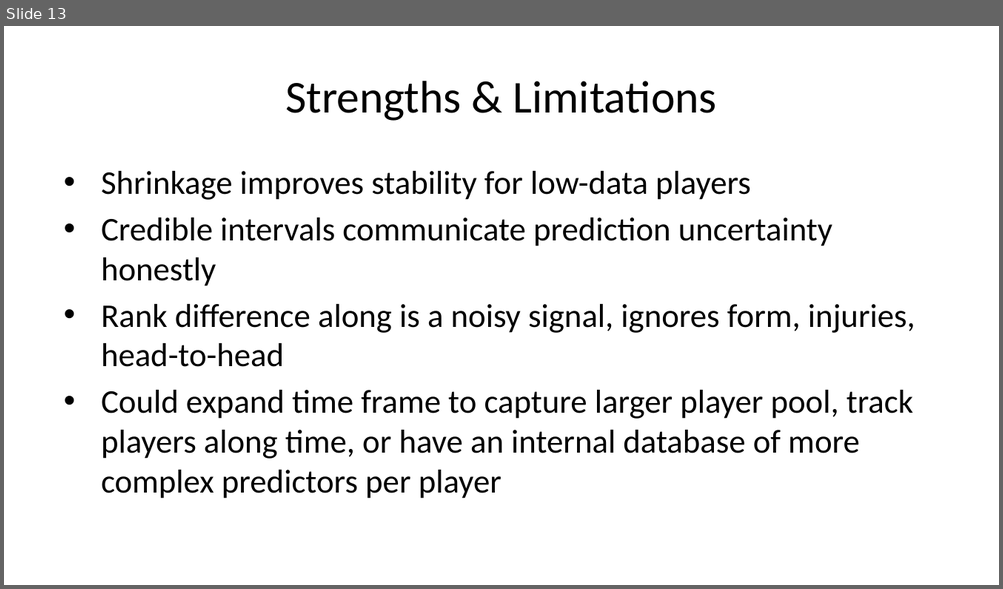
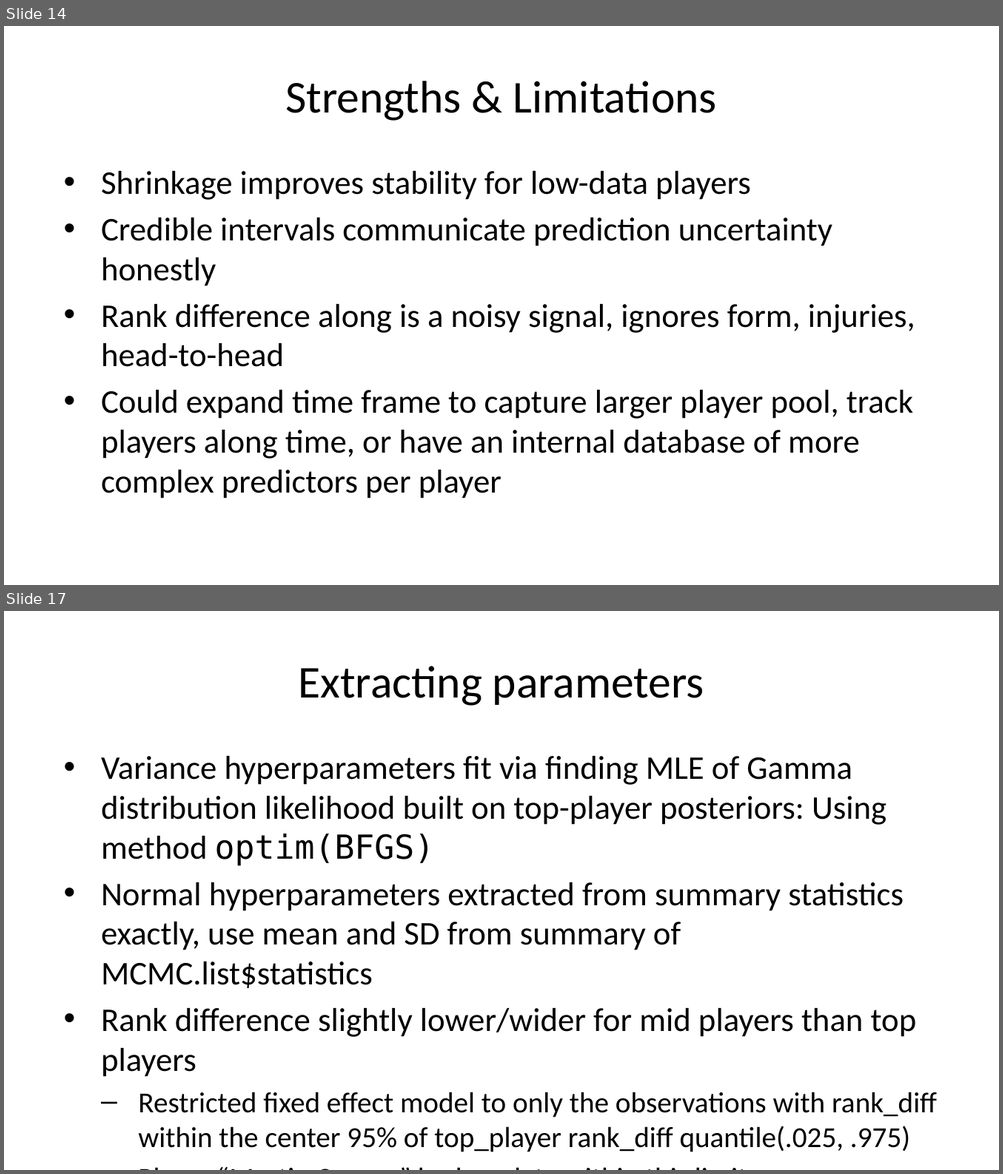
Before and after one commit to ryan-merser/ST540_Bayes, a slide deck: Presentation_files/Presentation2.pptx. Shown one above the other, each under a label of ours: slide 13 before the commit, slides 14 and 17 after it; the slides between them are not shown. The pictures are 1003x589 and 1003x1174 pixels, drawn with LibreOffice and Linux fonts; fonts in the diff are those of the drawing. Boxes give left, top, right and bottom in pixels: in the first picture for what was removed or moved away, otherwise in the second. Text is boxed around its words. In the diff, an @@ line names an element or a change of style, - is before the commit and + after.

```diff
--- a/Presentation_files/Presentation2.pptx
+++ b/Presentation_files/Presentation2.pptx
@@ slide 17 added at [4,611,999,1170], background #FFFFFF @@
@@ title added at [298,666,704,706], 33 pt, text #000000 @@
+Extracting parameters
@@ text added at [101,756,936,1153], 24 pt, text #000000 @@
+• Variance hyperparameters fit via finding MLE of Gamma distribution likelihood built on top-player posteriors: Using method optim(BFGS)
+• Normal hyperparameters extracted from summary statistics exactly, use mean and SD from summary of MCMC.list$statistics
+• Rank difference slightly lower/wider for mid players than top players
+  – Restricted fixed effect model to only the observations with rank_diff within the center 95% of top_player rank_diff quantile(.025, .975)
+  – Player “Martin Cuevas” had no data within this limit
@@ what was slide 13 is now slide 14 @@
```
Also in this commit, not shown: 4 slides changed, 4 other slides added, 2 slides removed, 7 other files.
